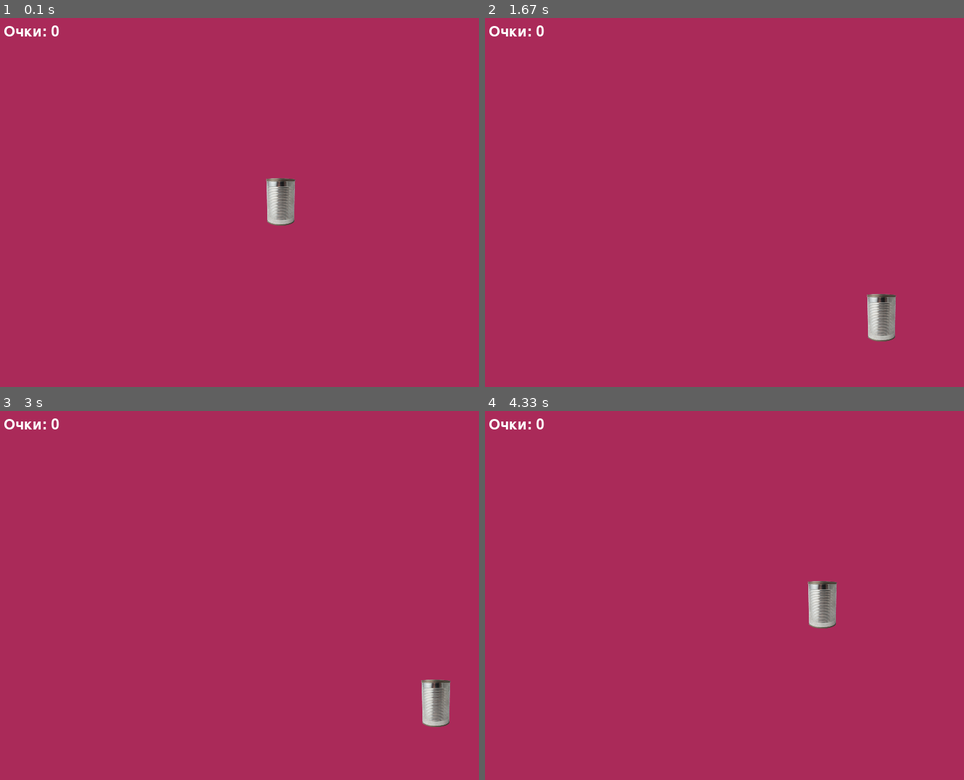
Above: before the commit, frames 1-4 (two rows, left to right).
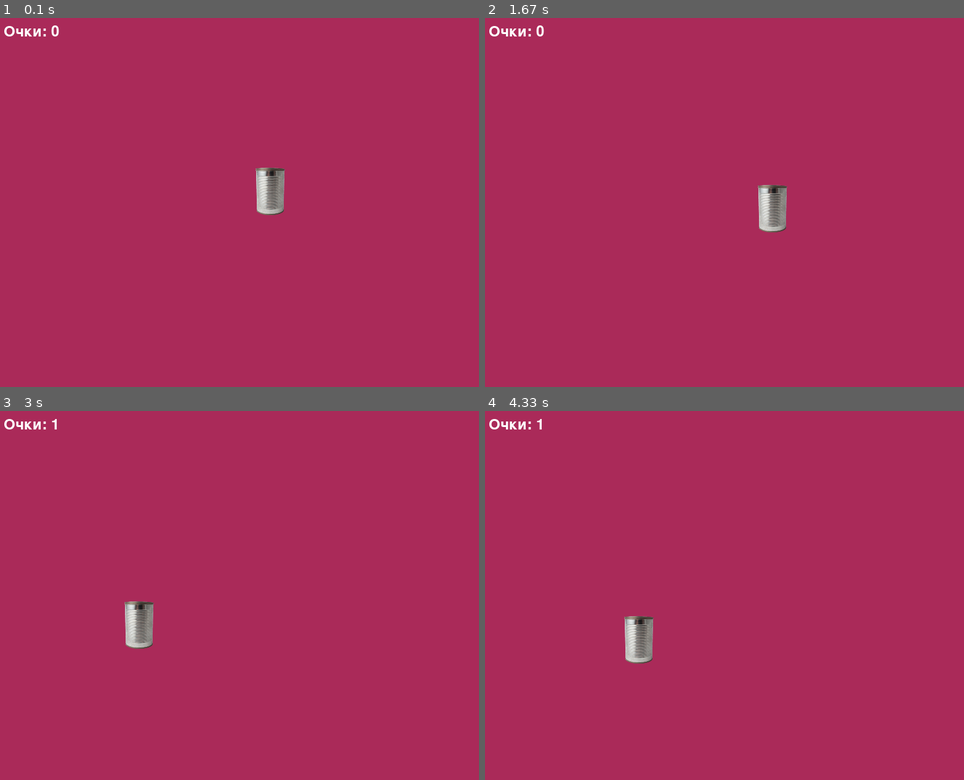
Above: after the commit, the same moments.

Repository: NikolaySubbotin/OG03-pygame
Game: pygame game, started from main.py
The game is run twice, just before and just after one commit, with the same random seed, the same clock (stepped at 60 frames per second) and the same inputs.
Inputs (mouse positions are in pixels of both pictures, inside the frame that each line leads up to):
- Up to frame 1 (0.1 s): no input
- Up to frame 2 (1.67 s): no input
- Up to frame 3 (3 s): click (301, 628) at 1.88 s
- Up to frame 4 (4.33 s): no input

The runs differ from the first frame. In frame 1, 1.0% of the frame differs, in the area x 53-62%, y 40-57%; in frame 2, 1.5%; in frame 3, 1.5%, in the area x 10-95%, y 2-86%; in frame 4, 1.5%.

Commit message:
Update main.py

Diff:
--- a/main.py
+++ b/main.py
@@ -25,8 +25,8 @@
 # Начальные параметры
 color = (random.randint(0, 255), random.randint(0, 255), random.randint(0, 255))
 score = 0
-target_speed_x = 2
-target_speed_y = 2
+target_speed_x = 0.3
+target_speed_y = 0.3
 
 # Время окончания игры
 game_duration = 30
